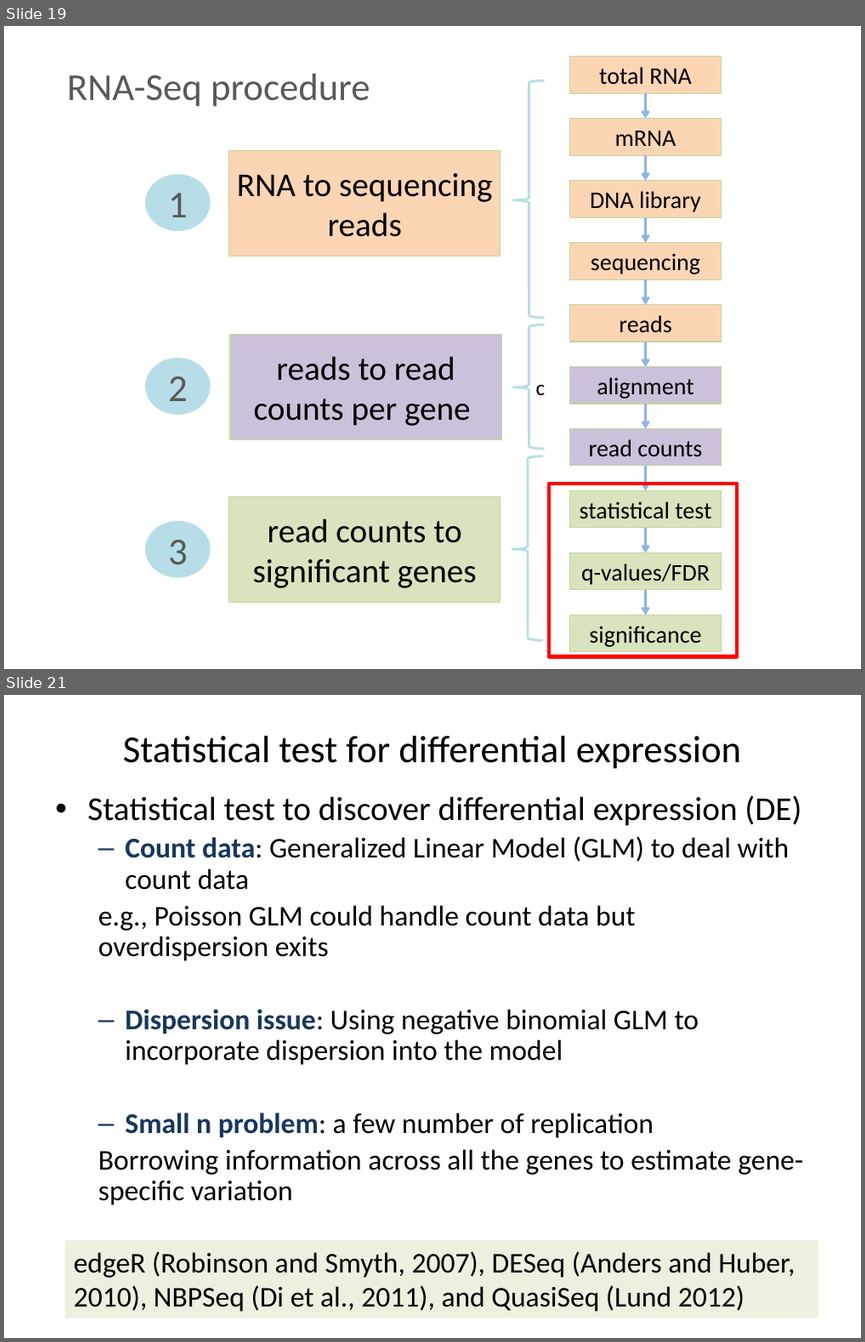
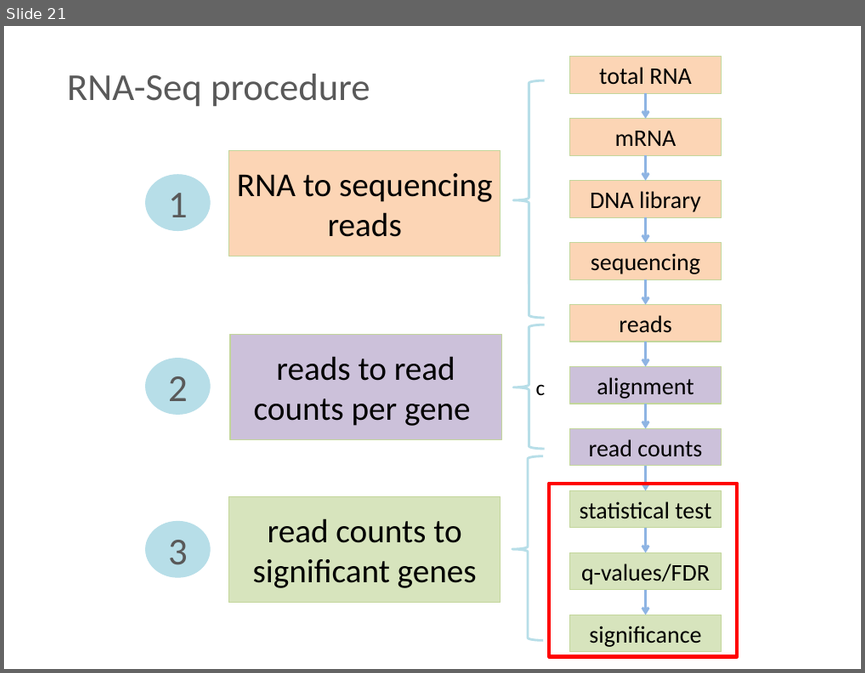
Before and after one commit to liu3zhenlab/teaching, a slide deck: PLPTH813Bioinformatis/2021/inclassProjects/lecture02_in-class-project/RNA-Seq/in-class.project_DE.pptx. Shown one above the other, each under a label of ours: slides 19 and 21 before the commit, slide 21 after it; the slides between them are not shown. The pictures are 865x1342 and 865x673 pixels, drawn with LibreOffice and Linux fonts; fonts in the diff are those of the drawing. Boxes give left, top, right and bottom in pixels: in the first picture for what was removed or moved away, otherwise in the second. Text is boxed around its words. In the diff, an @@ line names an element or a change of style, - is before the commit and + after.

```diff
--- a/PLPTH813Bioinformatis/2021/inclassProjects/lecture02_in-class-project/RNA-Seq/in-class.project_DE.pptx
+++ b/PLPTH813Bioinformatis/2021/inclassProjects/lecture02_in-class-project/RNA-Seq/in-class.project_DE.pptx
@@ slide 21 removed at (4, 695, 861, 1338), background #FFFFFF @@
@@ title removed at (123, 736, 741, 769) @@
-Statistical test for differential expression
@@ text removed at (87, 795, 803, 1205) @@
-• Statistical test to discover differential expression (DE)
-  – Count data: Generalized Linear Model (GLM) to deal with count data
-  e.g., Poisson GLM could handle count data but overdispersion exits
-  – Dispersion issue: Using negative binomial GLM to incorporate dispersion into the model
-  – Small n problem: a few number of replication
-  Borrowing information across all the genes to estimate gene-specific variation
@@ rectangle removed at (65, 1240, 818, 1318) @@
-edgeR (Robinson and Smyth, 2007), DESeq (Anders and Huber, 2010), NBPSeq (Di et al., 2011), and QuasiSeq (Lund 2012)
@@ what was slide 19 is now slide 21 @@
```
Also in this commit, not shown: 15 slides changed, 4 slides added, 1 other slide removed, 19 other files.
